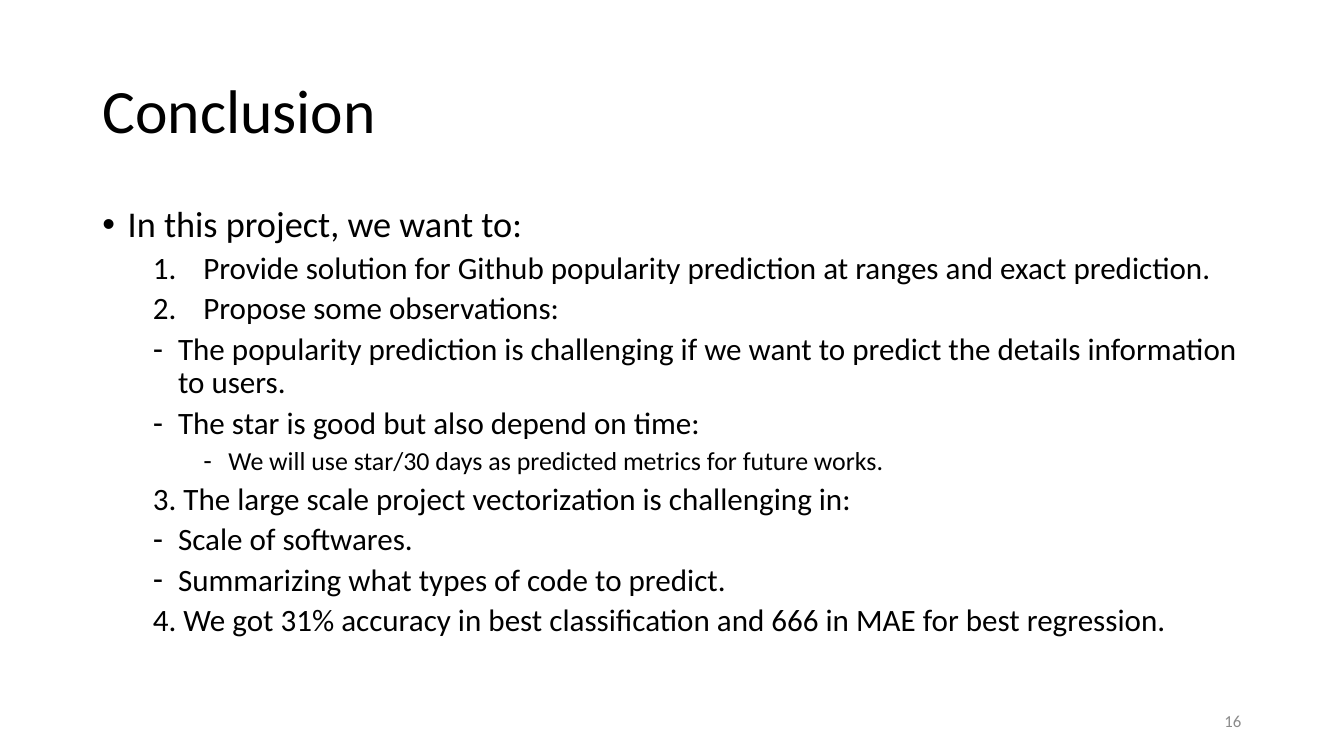
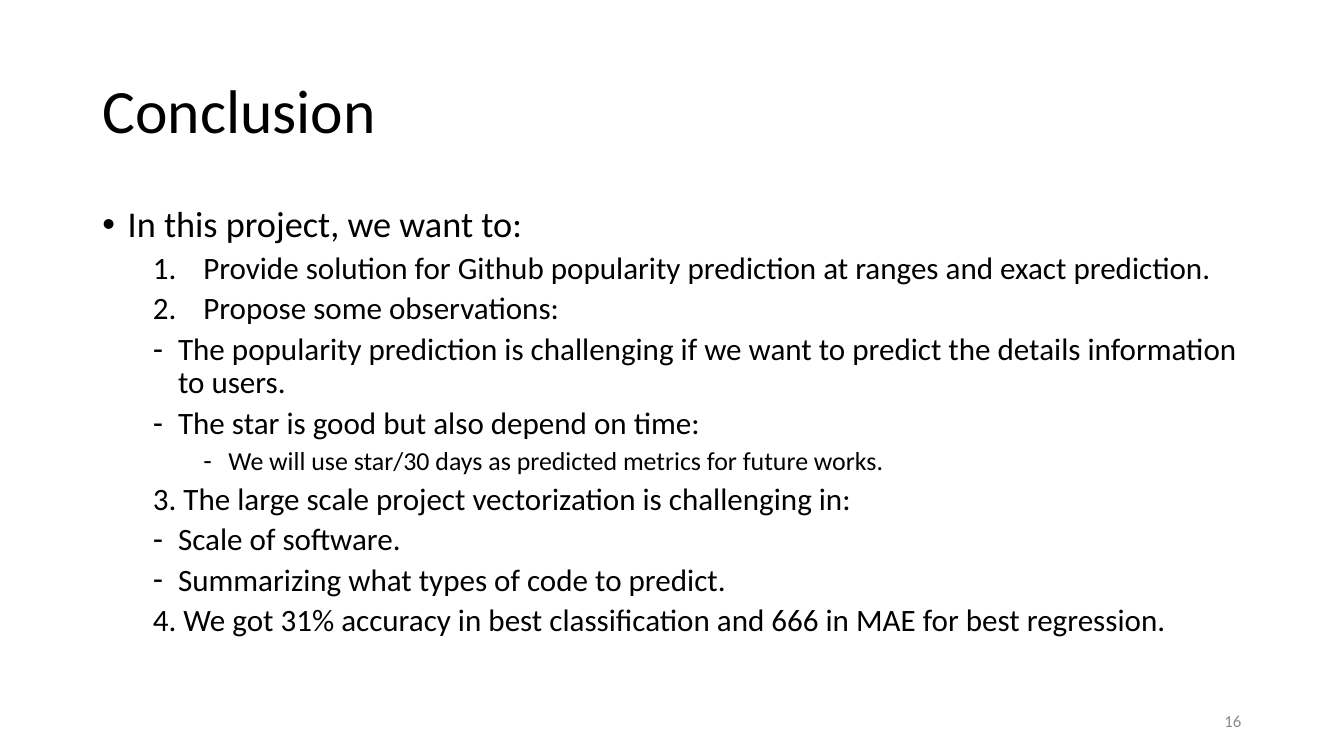
Before and after one commit to pdhung3012/CodeBasedProjectStarPrediction, a slide deck: slide 16 of report/CPE_v3.pptx. Drawn at 1344x756 pixels with LibreOffice and Linux fonts; fonts in the diff are those of the drawing. Boxes give left, top, right and bottom in pixels: in the first picture for what was removed or moved away, otherwise in the second. Text is boxed around its words. In the diff, an @@ line names an element or a change of style, - is before the commit and + after.

```diff
--- a/report/CPE_v3.pptx
+++ b/report/CPE_v3.pptx
@@ text at (178, 528, 401, 551): text changed @@
-  – Scale of softwares.
+  – Scale of software.
```
Also in this commit, not shown: 1 other slide changed, 1 other file.
